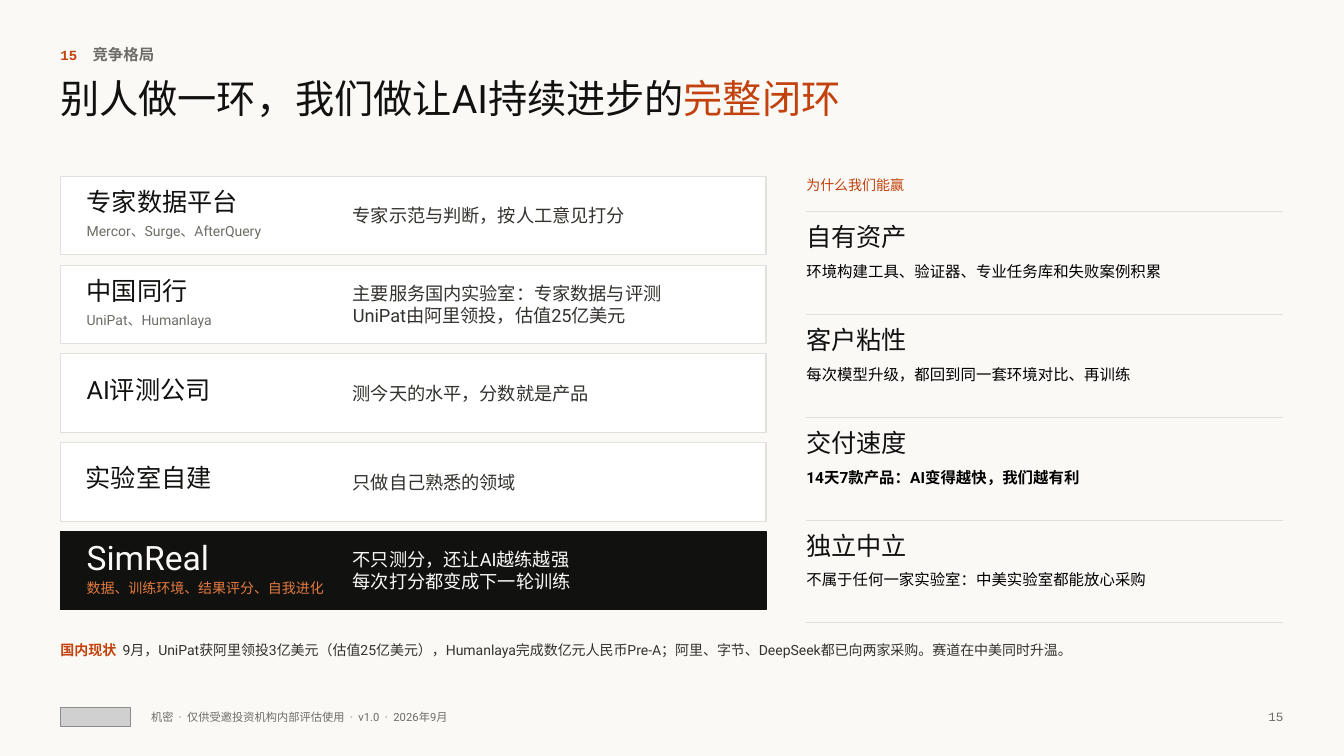
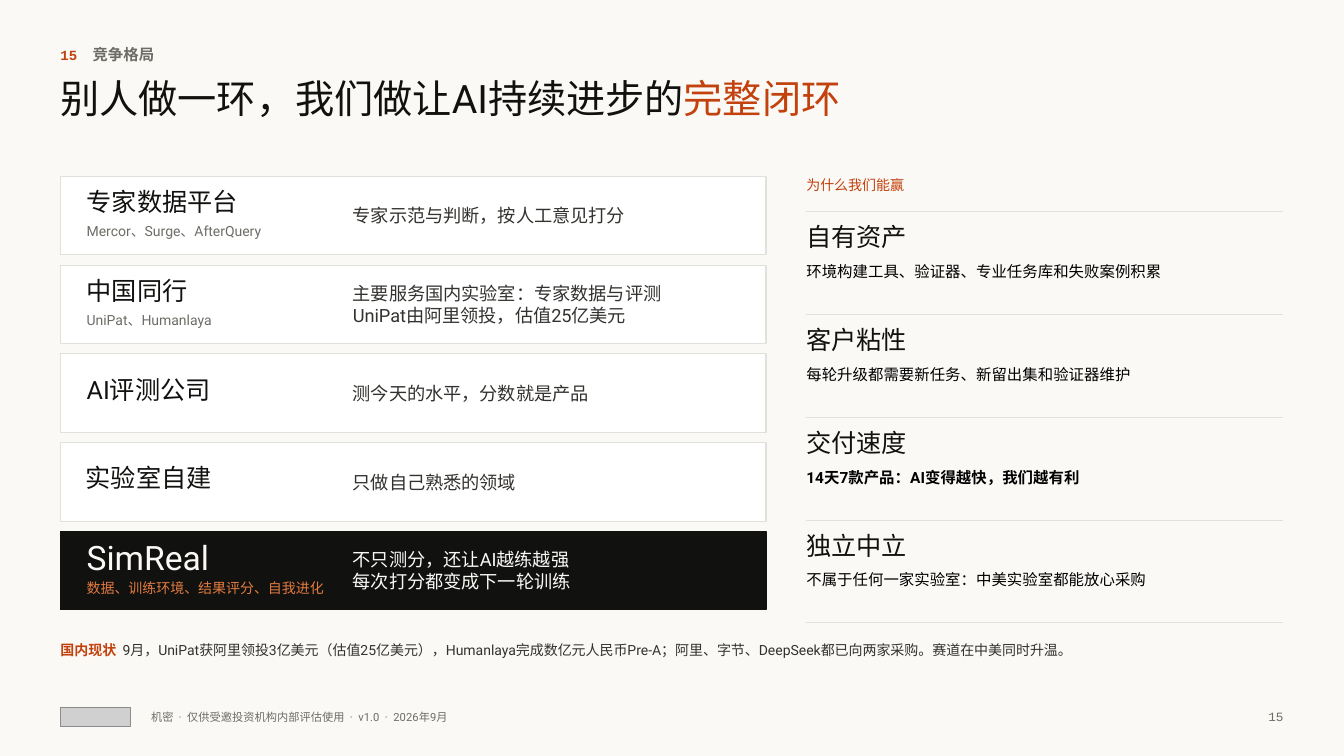
Before and after one commit to wangchen0802/Delta1, a slide deck: slide 15 of SimReal-BP-v17.pptx. Drawn at 1344x756 pixels with LibreOffice and Linux fonts; fonts in the diff are those of the drawing; grey boxes stand for pictures. Boxes give left, top, right and bottom in pixels: in the first picture for what was removed or moved away, otherwise in the second. Text is boxed around its words. In the diff, an @@ line names an element or a change of style, - is before the commit and + after.

```diff
--- a/SimReal-BP-v17.pptx
+++ b/SimReal-BP-v17.pptx
@@ text at (806,367,1130,382): text changed @@
-每次模型升级，都回到同一套环境对比、再训练
+每轮升级都需要新任务、新留出集和验证器维护
```
Also in this commit, not shown: 1 other slide changed, 2 other files.
